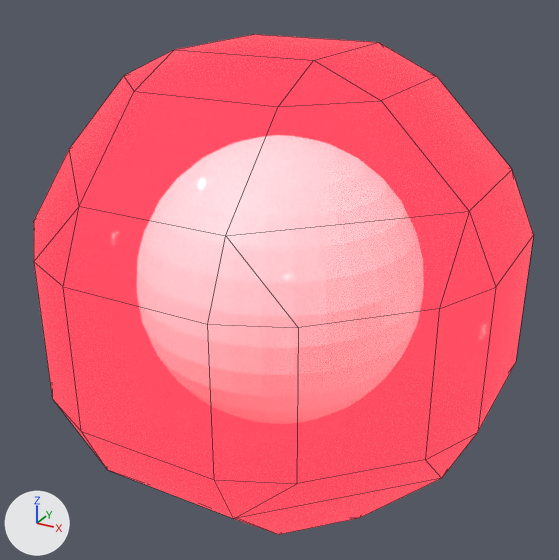
One commit to the FBX model Assets/Models/embryo/embryo.fbx: the scene before it, then after it.
One viewpoint serves both versions: a 50 mm lens placed at (4.66, -8.48, 4.23), pointed at (-0.01, -0.01, 0.0). The lights are fixed; the arrows at lower left show +X, +Y and +Z. Mesh edges are drawn as thin lines.

Names of what the first picture shows: 'Mball'.
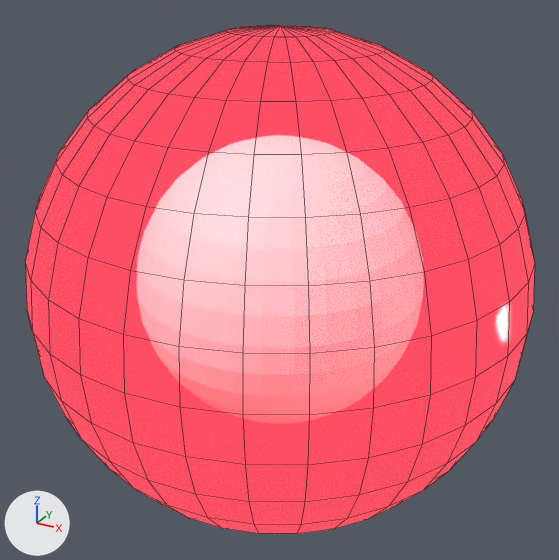
Commit message: added updated embryo model

Where the change shows, as pixel boxes [x1, y1, x2, y2] in the pictures (559 x 560 px):
'Mball', reshaped, rescaled: before [34, 34, 533, 535]; after [25, 26, 535, 534]
part 1 of me_mesh, built on: before [34, 34, 533, 535]; after [25, 26, 535, 534]

Patch to the scene script:
```diff
--- a/Assets/Models/embryo/embryo.fbx.py
+++ b/Assets/Models/embryo/embryo.fbx.py
@@ me_mesh @@
 # used by ob_mball; location = (0.0, 0.0, 0.0); scale = (4.52, 4.52, 4.52)
-me_mesh.from_pydata(...)  # 72 vertices, 82 faces; spans x -0.679..0.679, y -0.679..0.679, z -0.679..0.679
+me_mesh.from_pydata(...)  # 482 vertices, 512 faces; spans x -1.0..1.0, y -1.0..1.0, z -1.0..1.0
+# me_mesh part 1: 72 vertices removed from x -0.679..0.679, y -0.679..0.679, z -0.679..0.679; 482 vertices added at x -1.0..1.0, y -1.0..1.0, z -1.0..1.0, forming a UV sphere (32 segments, 16 rings, poles along z)
+# me_mesh part 2: the surface is now shaded flat
 me_mesh.materials.append(mat_material_003)
@@ ob_mball @@
 ob_mball.location = (0.0, 0.0, 0.0)
-ob_mball.scale = (4.52, 4.52, 4.52)
+ob_mball.scale = (3.3, 3.3, 3.3)
```
